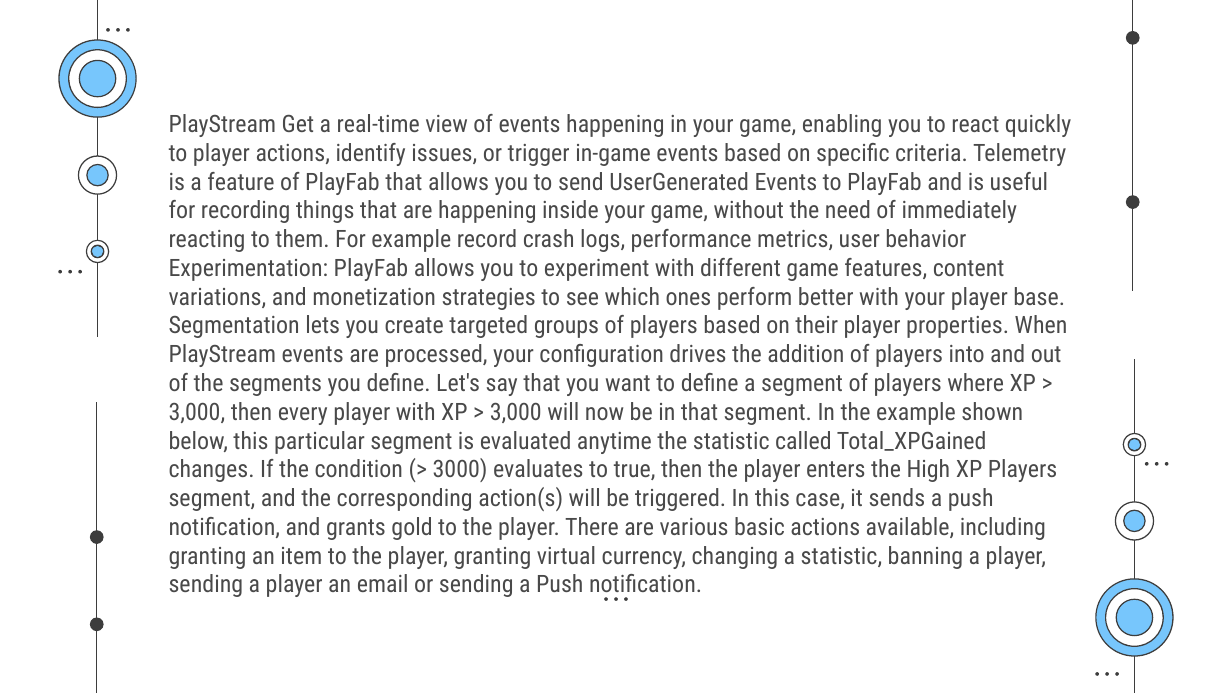
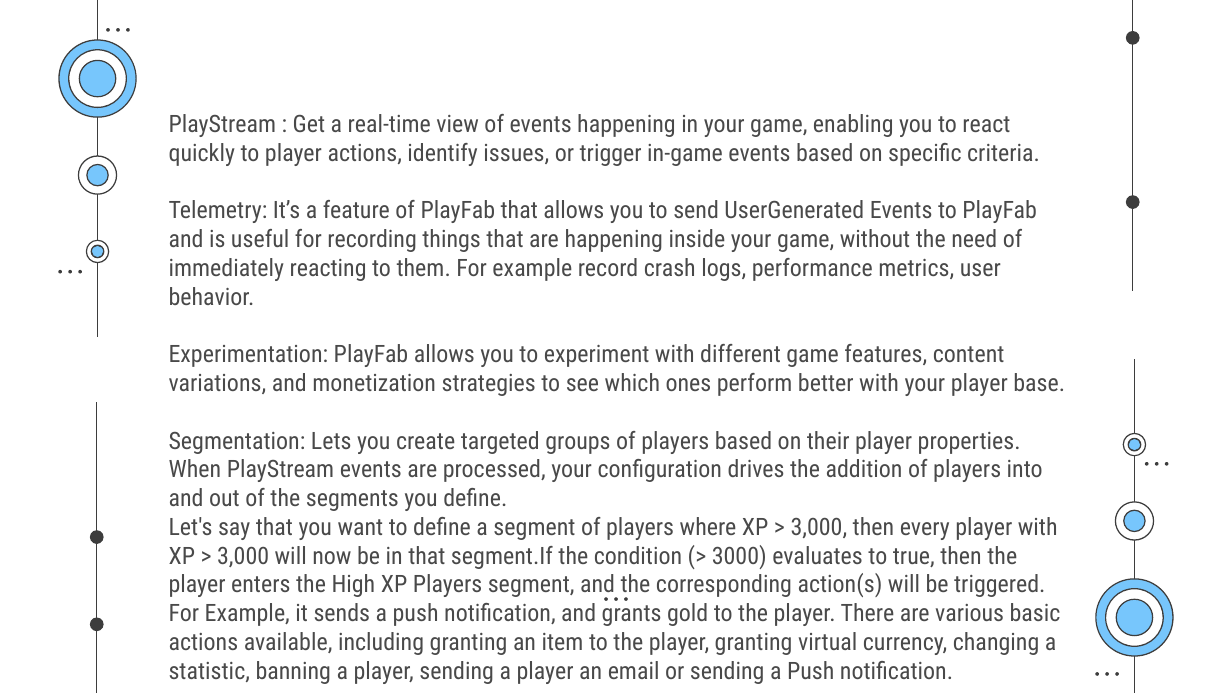
Before and after one commit to SaurabhYadav388/misc_works, a slide deck: slide 45 of Cloud_PPT/Shosau.pptx (slide 41 before the commit). Drawn at 1232x693 pixels with LibreOffice and Linux fonts; fonts in the diff are those of the drawing. Boxes give left, top, right and bottom in pixels: in the first picture for what was removed or moved away, otherwise in the second. Text is boxed around its words. In the diff, an @@ line names an element or a change of style, - is before the commit and + after.

```diff
--- a/Cloud_PPT/Shosau.pptx
+++ b/Cloud_PPT/Shosau.pptx
@@ subtitle at box(169, 114, 1065, 684): text changed @@
-PlayStream Get a real-time view of events happening in your game, enabling you to react quickly to player actions, identify issues, or trigger in-game events based on specific criteria. Telemetry is a feature of PlayFab that allows you to send UserGenerated Events to PlayFab and is useful for recording things that are happening inside your game, without the need of immediately reacting to them. For example record crash logs, performance metrics, user behavior Experimentation: PlayFab allows you to experiment with different game features, content variations, and monetization strategies to see which ones perform better with your player base. Segmentation lets you create targeted groups of players based on their player properties. When PlayStream events are processed, your configuration drives the addition of players into and out of the segments you define. Let's say that you want to define a segment of players where XP > 3,000, then every player with XP > 3,000 will now be in that segment. In the example shown below, this particular segment is evaluated anytime the statistic called Total_XPGained changes. If the condition (> 3000) evaluates to true, then the player enters the High XP Players segment, and the corresponding action(s) will be triggered. In this case, it sends a push notification, and grants gold to the player. There are various basic actions available, including granting an item to the player, granting virtual currency, changing a statistic, banning a player, sending a player an email or sending a Push notification.
+PlayStream : Get a real-time view of events happening in your game, enabling you to react quickly to player actions, identify issues, or trigger in-game events based on specific criteria.
+Telemetry: It’s a feature of PlayFab that allows you to send UserGenerated Events to PlayFab and is useful for recording things that are happening inside your game, without the need of immediately reacting to them. For example record crash logs, performance metrics, user behavior.
+Experimentation: PlayFab allows you to experiment with different game features, content variations, and monetization strategies to see which ones perform better with your player base.
+Segmentation: Lets you create targeted groups of players based on their player properties. When PlayStream events are processed, your configuration drives the addition of players into and out of the segments you define.
+Let's say that you want to define a segment of players where XP > 3,000, then every player with XP > 3,000 will now be in that segment.If the condition (> 3000) evaluates to true, then the player enters the High XP Players segment, and the corresponding action(s) will be triggered.
+For Example, it sends a push notification, and grants gold to the player. There are various basic actions available, including granting an item to the player, granting virtual currency, changing a statistic, banning a player, sending a player an email or sending a Push notification.
```
Also in this commit, not shown: 1 other slide changed, 5 slides added, 1 slide removed.
